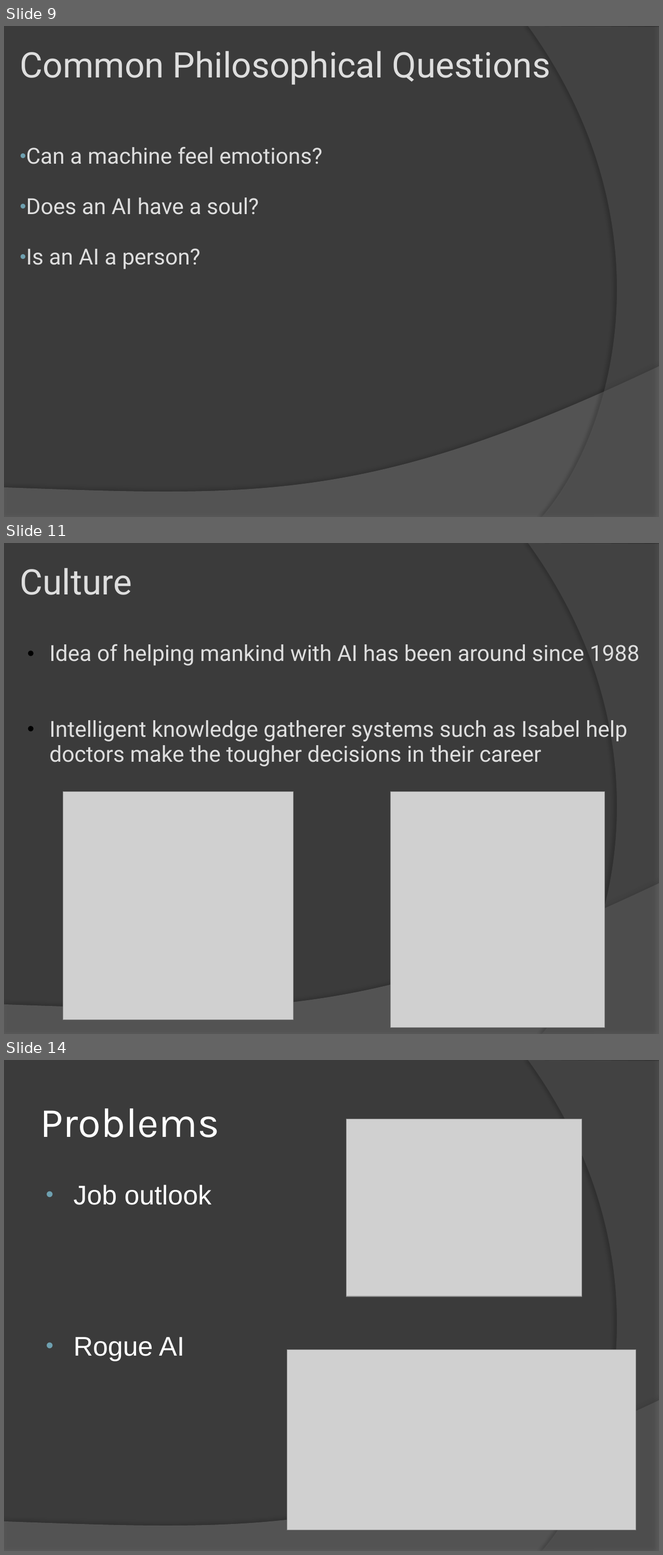
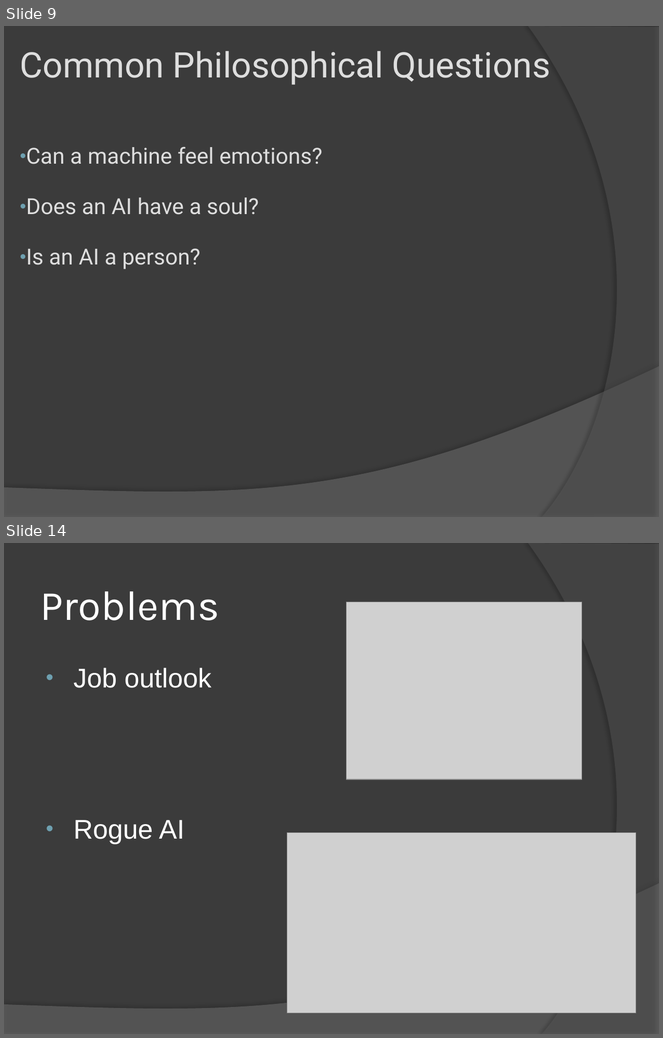
Before and after one commit to abhishekori/team-sexy-awesome-repository-of-awesomeness-----sexy, a slide deck: artififical intelligence.pptx. Shown one above the other, each under a label of ours: slides 9, 11 and 14 before the commit, slides 9 and 14 after it; the slides between them are not shown. The pictures are 663x1555 and 663x1038 pixels, drawn with LibreOffice and Linux fonts; fonts in the diff are those of the drawing; grey boxes stand for pictures. Boxes give left, top, right and bottom in pixels: in the first picture for what was removed or moved away, otherwise in the second. Text is boxed around its words. In the diff, an @@ line names an element or a change of style, - is before the commit and + after.

```diff
--- a/artififical intelligence.pptx
+++ b/artififical intelligence.pptx
@@ slide 11 removed at [4, 543, 659, 1034], background #3B3B3B; not listed: 2 template elements that a slide beside it also shows @@
@@ title removed at [20, 568, 132, 595] @@
-Culture
@@ text removed at [49, 644, 640, 767] @@
-  • Idea of helping mankind with AI has been around since 1988
-  • Intelligent knowledge gatherer systems such as Isabel help doctors make the tougher decisions in their career
@@ picture removed at [63, 792, 294, 1020] @@
@@ picture removed at [391, 792, 606, 1028] @@
```
Also in this commit, not shown: 5 slides changed, 3 slides added, 3 other slides removed.
